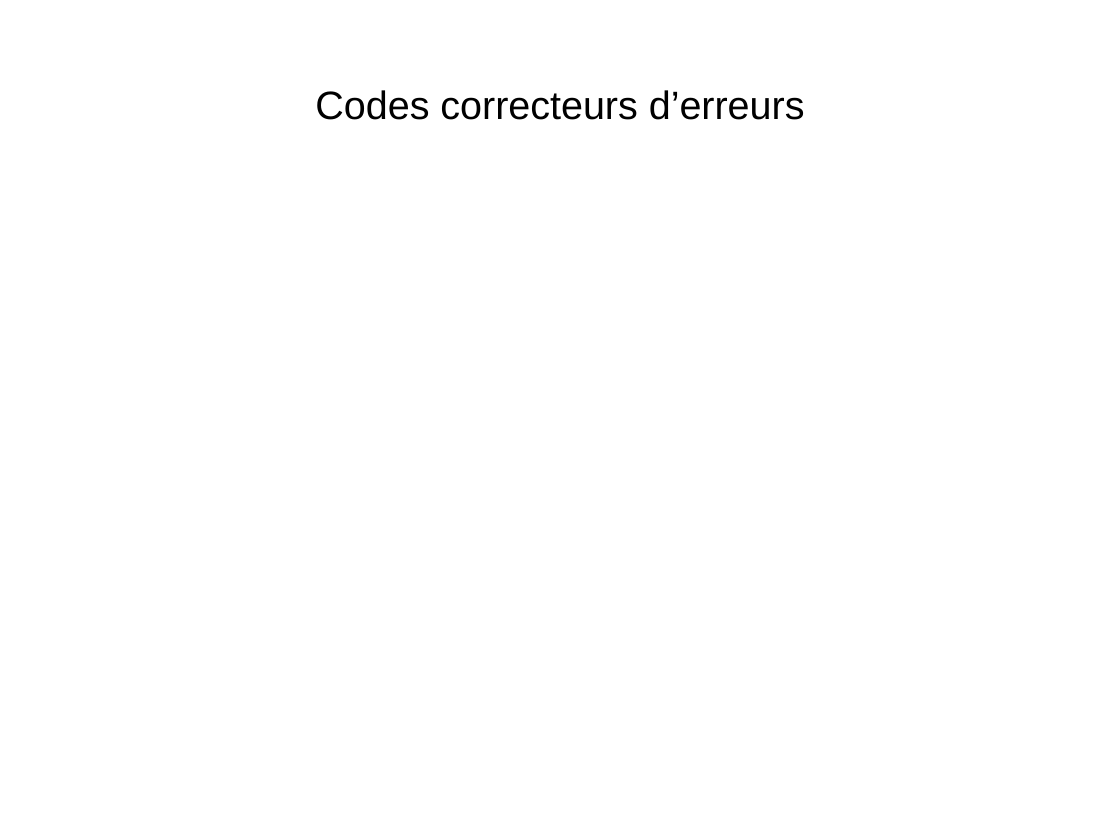
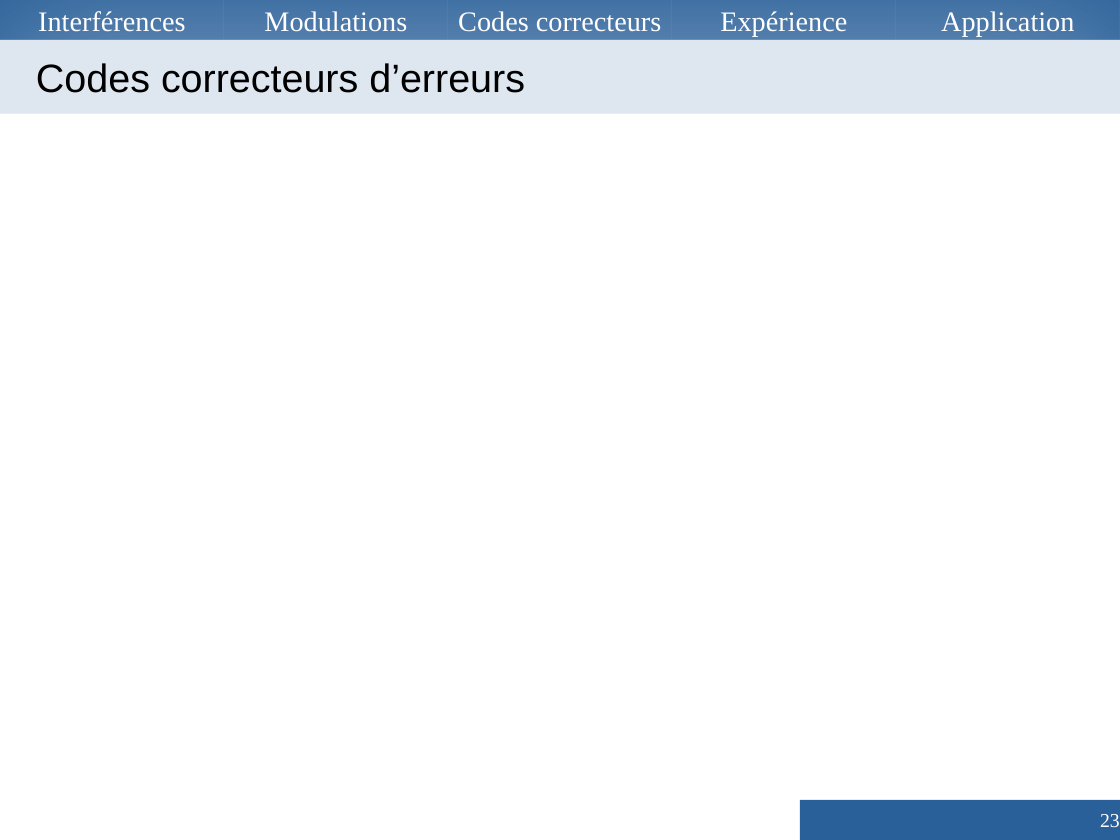
Before and after one commit to Vzrod/tipe, a slide deck: slide 23 of TIPE.odp. Drawn at 1120x840 pixels with LibreOffice and Linux fonts; fonts in the diff are those of the drawing. Boxes give left, top, right and bottom in pixels: in the first picture for what was removed or moved away, otherwise in the second. Text is boxed around its words. In the diff, an @@ line names an element or a change of style, - is before the commit and + after.

```diff
--- a/TIPE.odp
+++ b/TIPE.odp
@@ rectangle added at <box>0,0,224,40</box>, fill #2A6099, outline #3465A4 0 pt, 20 pt, text #FFFFFF @@
+Interférences
@@ rectangle added at <box>224,0,447,40</box>, fill #2A6099, outline #3465A4 0 pt, 20 pt, text #FFFFFF @@
+Modulations
@@ rectangle added at <box>448,0,672,40</box>, fill #2A6099, outline #3465A4 0 pt, 20 pt, text #FFFFFF @@
+Codes correcteurs
@@ rectangle added at <box>672,0,895,40</box>, fill #2A6099, outline #3465A4 0 pt, 20 pt, text #FFFFFF @@
+Expérience
@@ rectangle added at <box>896,0,1120,40</box>, fill #2A6099, outline #3465A4 0 pt, 20 pt, text #FFFFFF @@
+Application
@@ title "Codes correcteurs d’erreurs": place and size @@
-title "Codes correcteurs d’erreurs" at <box>315,90,805,120</box>
+title "Codes correcteurs d’erreurs" at <box>0,40,1120,114</box>
@@ title "Codes correcteurs d’erreurs" at <box>0,40,1120,114</box>: alignment centre to left; indent changed; fill none to #DEE6EF; shadow on @@
@@ page number added at <box>800,800,1120,839</box>, fill #2A6099, 14 pt, text #FFFFFF @@
+23
```
Also in this commit, not shown: 21 other slides changed, 2 slides added, 2 slides removed, 7 other files.
